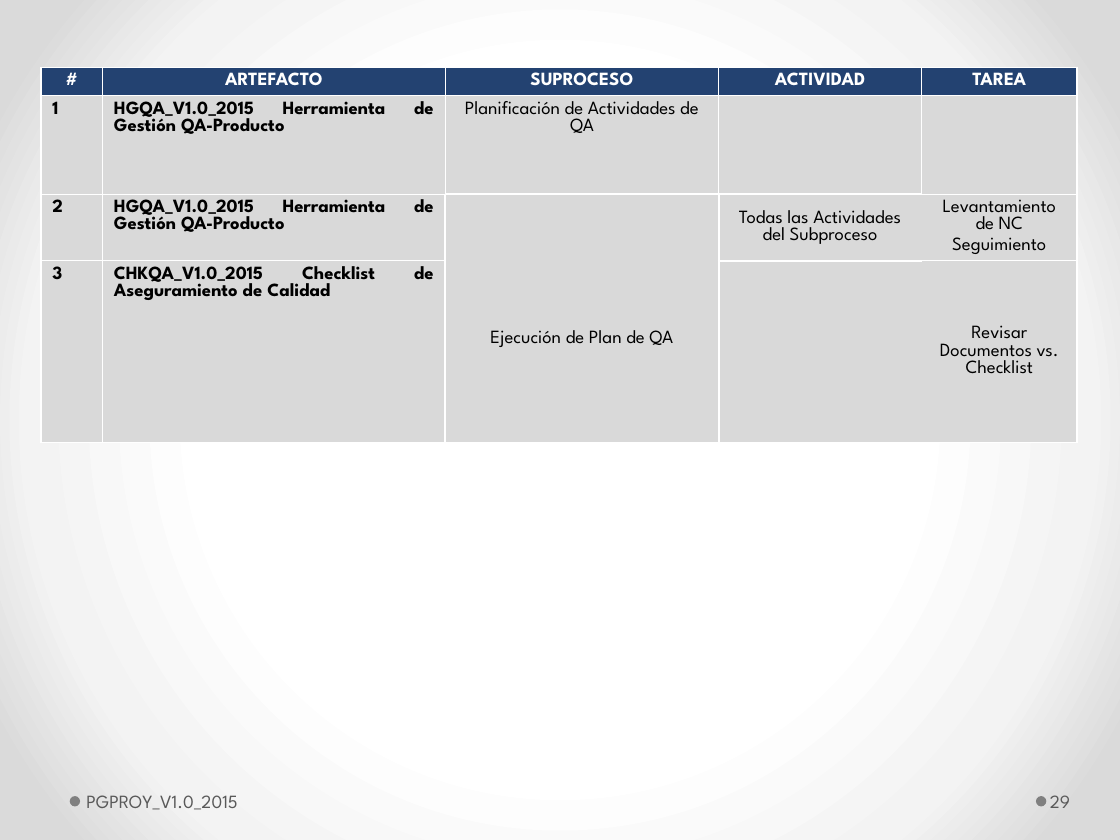
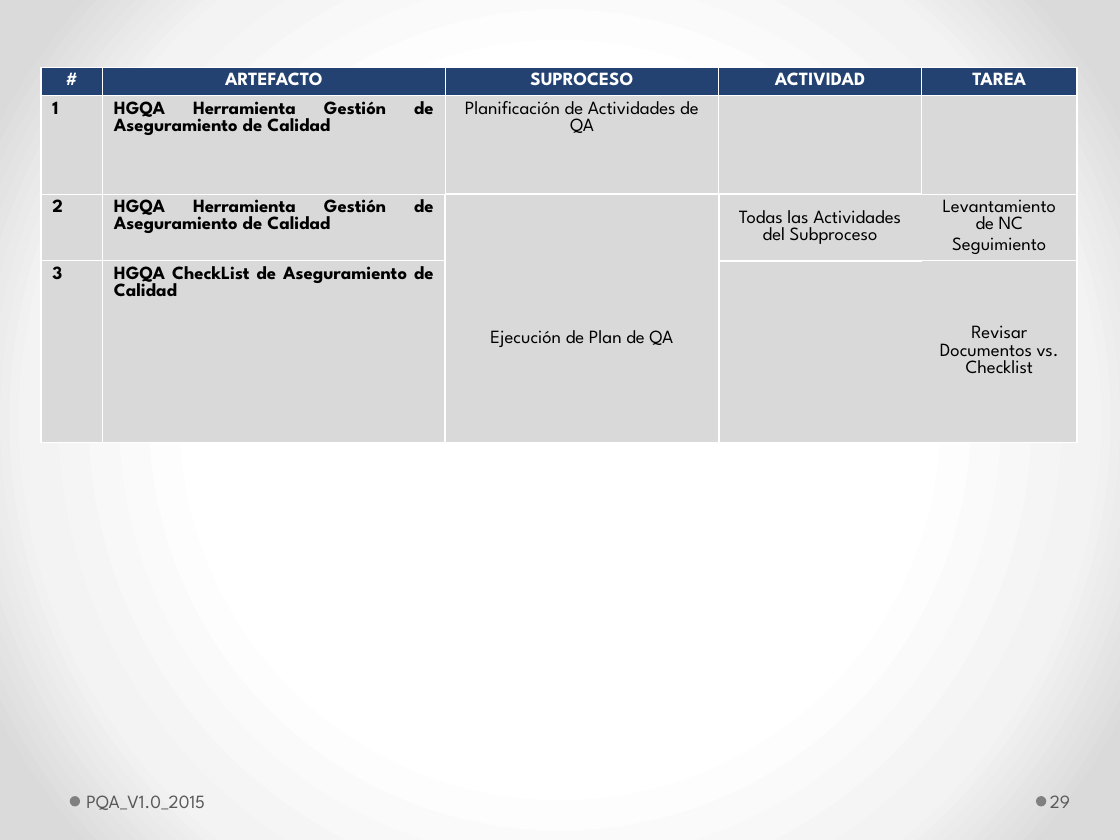
Before and after one commit to lowrider80/UTP-GPS-ALARM, a slide deck: slide 29 of Area_de_Proceso-_PPQA/PQA/PQA_V1.0_2015.pptx. Drawn at 1120x840 pixels with LibreOffice and Linux fonts; fonts in the diff are those of the drawing. Boxes give left, top, right and bottom in pixels: in the first picture for what was removed or moved away, otherwise in the second. Text is boxed around its words. In the diff, an @@ line names an element or a change of style, - is before the commit and + after.

Commit message:
Plan de Gestión de Aseguramiento de Calidad

```diff
--- a/Area_de_Proceso-_PPQA/PQA/PQA_V1.0_2015.pptx
+++ b/Area_de_Proceso-_PPQA/PQA/PQA_V1.0_2015.pptx
@@ table at [41, 67, 1077, 465] @@
-row 2, column 2: HGQA_V1.0_2015 Herramienta de Gestión QA-Producto
+row 2, column 2: HGQA Herramienta Gestión de Aseguramiento de Calidad
-row 3, column 2: HGQA_V1.0_2015 Herramienta de Gestión QA-Producto
+row 3, column 2: HGQA Herramienta Gestión de Aseguramiento de Calidad
-row 4, column 2: CHKQA_V1.0_2015 Checklist de Aseguramiento de Calidad
+row 4, column 2: HGQA CheckList de Aseguramiento de Calidad
@@ text at [86, 795, 205, 810]: text changed @@
-PGPROY_V1.0_2015
+PQA_V1.0_2015
```
Also in this commit, not shown: 28 other slides changed.
